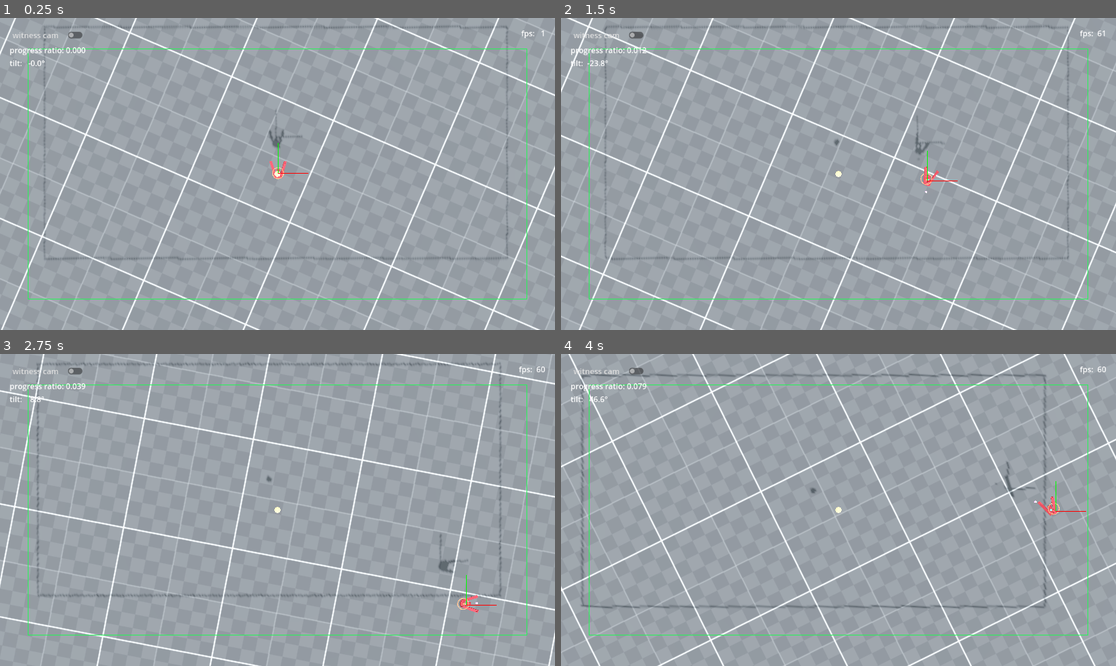
Above: before the commit, frames 1-4 (two rows, left to right).
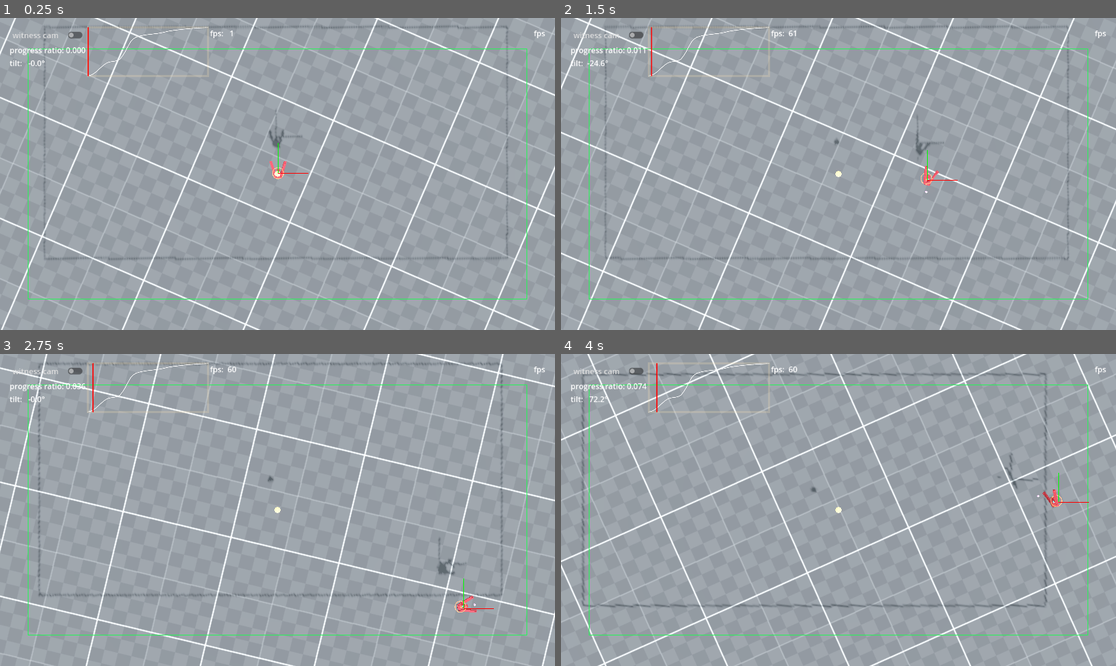
Above: after the commit, the same moments.

Repository: ioxu/star
Game: Godot game, scene res://assets/levels/test_level_two.tscn
The game is run twice, just before and just after one commit, with the same random seed, the same clock (stepped at 60 frames per second) and the same inputs. This scene is started directly instead of the project's main scene.
Inputs:
- Up to frame 1 (0.25 s): no input
- Up to frame 2 (1.5 s): hold Right (ui_right) 0.53-1.28 s; hold Down (ui_down) from 1.28 s (still down)
- Up to frame 3 (2.75 s): release Down (ui_down) at 2.03 s; hold Right (ui_right) from 2.03 s (still down)
- Up to frame 4 (4 s): release Right (ui_right) at 2.78 s; hold Up (ui_up) 2.78-3.53 s; hold Left (ui_left) from 3.53 s (still down)

The runs differ from the first frame. In frame 1, 0.3% of the frame differs, in the area x 7-99%, y 2-78%; in frame 2, 7.7%; in frame 3, 8.6%; in frame 4, 9.4%, in the area x 0-100%, y 0-100%.

Commit message:
added a control to display bezier animation track playback

Diff:
--- a/assets/levels/test_level_two.tscn
+++ b/assets/levels/test_level_two.tscn
@@ -1,6 +1,7 @@
 [gd_scene load_steps=28 format=3 uid="uid://bibvc765xe0fg"]
 
 [ext_resource type="Material" uid="uid://cnxtog6iv1d0j" path="res://assets/materials/triplanar_grid_grey.material" id="1_3abyr"]
+[ext_resource type="Script" uid="uid://cm2hycvn6ckp6" path="res://lib/AnimGraphDisplay.gd" id="1_jjm7x"]
 [ext_resource type="Texture2D" uid="uid://c70pl7gyqsx2k" path="res://assets/textures/grids/kenney_texture_08_light.png" id="2_jjm7x"]
 [ext_resource type="PackedScene" uid="uid://4tslx1g24xy1" path="res://assets/player/player.tscn" id="3_3abyr"]
 
@@ -375,9 +376,9 @@
 tracks/0/interp = 1
 tracks/0/loop_wrap = true
 tracks/0/keys = {
-"handle_modes": PackedInt32Array(2, 2, 2, 2, 2, 2),
-"points": PackedFloat32Array(7.0780516e-08, 0, 0, 4.2405934, 0, 0.29187304, -4.335068, 0.002736078, 5.0448866, -0.0031840801, 0.51079637, -2.7173016, -0.17927924, 1 …(171 unchanged characters)…
-"times": PackedFloat32Array(0, 11.466666, 18.833334, 25.4, 39.133335, 59.63334)
+"handle_modes": PackedInt32Array(2, 2, 2, 2, 2, 0),
+"points": PackedFloat32Array(7.0780516e-08, 0, 0, 4.2405934, 0, 0.29187304, -4.335, -0.02, 5.044946, 0.023275414, 0.51079637, -2.7173016, -0.17927924, 1 …(171 unchanged characters)…
+"times": PackedFloat32Array(0, 11.466666, 18.833334, 25.4, 39.133335, 60)
 }
 
 [sub_resource type="AnimationLibrary" id="AnimationLibrary_jjm7x"]
@@ -385,12 +386,6 @@
 &"RESET": SubResource("Animation_jjm7x"),
 &"path_ratio": SubResource("Animation_3abyr")
 }
-
-[sub_resource type="GDScript" id="GDScript_0vh3s"]
-script/source = "extends AnimationPlayer
-
-@export var path_ratio : float
-"
 
 [node name="test_level_two" type="Node3D"]
 script = SubResource("GDScript_jjm7x")
@@ -434,6 +429,23 @@
 [node name="tilt_label" type="Label" parent="CanvasLayer/Control/MarginContainer/HBoxContainer/VBoxContainer"]
 layout_mode = 2
 text = "tilt"
+
+[node name="VBoxContainer3" type="VBoxContainer" parent="CanvasLayer/Control/MarginContainer/HBoxContainer"]
+layout_mode = 2
+
+[node name="AnimGraphDisplay" type="Control" parent="CanvasLayer/Control/MarginContainer/HBoxContainer/VBoxContainer3" node_paths=PackedStringArray("anim_player")]
+custom_minimum_size = Vector2(250, 100)
+layout_mode = 2
+script = ExtResource("1_jjm7x")
+anim_player = NodePath("../../../../../../action/AnimationPlayer")
+nsamples = 45
+
+[node name="VBoxContainer4" type="VBoxContainer" parent="CanvasLayer/Control/MarginContainer/HBoxContainer"]
+layout_mode = 2
+
+[node name="fps_label" type="Label" parent="CanvasLayer/Control/MarginContainer/HBoxContainer/VBoxContainer4"]
+layout_mode = 2
+text = "fps"
 
 [node name="VSeparator" type="VSeparator" parent="CanvasLayer/Control/MarginContainer/HBoxContainer"]
 layout_mode = 2
@@ -507,7 +519,7 @@
 curve = SubResource("Curve3D_0vh3s")
 
 [node name="PathFollow3D" type="PathFollow3D" parent="action/Path3D"]
-transform = Transform3D(-0.9181719, 0, -0.39590898, 0, 1, 0, 0.39590898, 0, -0.9181719, 227, 0, -865)
+transform = Transform3D(-0.91816926, 0, -0.39590785, 0, 1, 0, 0.39590785, 0, -0.91816926, 227, 0, -865)
 tilt_enabled = false
 
 [node name="MeshInstance3D" type="MeshInstance3D" parent="action/Path3D/PathFollow3D"]
@@ -560,7 +572,6 @@
 &"": SubResource("AnimationLibrary_jjm7x")
 }
 autoplay = "path_ratio"
-script = SubResource("GDScript_0vh3s")
 
 [node name="witness_camera" type="Camera3D" parent="."]
 transform = Transform3D(0.49999997, -0.628723, 0.5955732, 0, 0.6877086, 0.72598684, -0.8660255, -0.36299336, 0.34385425, 352.52307, 255.5, -51.889557)
--- a/globals/notes.gd
+++ b/globals/notes.gd
@@ -29,6 +29,8 @@
 		- engine colours
 
 ## LEVELS
+test: assets/levels/test_level_two.tscn
+
 camera:
 	- driven by action_driver
 
--- /dev/null
+++ b/lib/AnimGraphDisplay.gd
@@ -0,0 +1,86 @@
+@tool
+extends Control
+
+@export var anim_player : AnimationPlayer
+@export var graph_width := 250 : set = _set_width
+@export var graph_height := 100 : set = _set_height
+@export var nsamples := 250 : set = _set_nsamples
+
+var samples :=[]
+@onready var animation : Animation = anim_player.get_animation("path_ratio")
+@onready var track_index : int=animation.find_track( "Path3D/PathFollow3D:progress_ratio" , Animation.TYPE_BEZIER)
+
+var time_bar : Control
+
+
+func _ready() -> void:
+	#
+	pprint("animation list: %s"%anim_player.get_animation_list() )
+
+	#-- sample the animation curve in AnimationPlayer:path_ratio
+	pprint("animation: %s"%animation)
+	pprint("track count: %s"%animation.get_track_count())
+	pprint("track index: %s"%track_index)
+	pprint("length: %s"%animation.length)
+	sample_curve()
+	pprint("n samples: %d"%samples.size())
+
+	time_bar = preload("res://lib/AnimGraphDisplayPlaybar.gd").new()
+	self.add_child(time_bar)
+	time_bar.bar_height = graph_height
+	time_bar.bar_width = 1.5
+
+
+func _draw() -> void:
+	pprint("draw()")
+	draw_rect( Rect2( Vector2.ZERO, Vector2( graph_width, graph_height ) ), Color.WHEAT*Color(1.0,1.0,1.0, 0.25), false, 4.0 )
+	var this_sample := []
+	var last_sample = samples[0]
+	var sample_width = graph_width / float(nsamples)
+	for s in samples.size():
+		if s!= nsamples-1:
+			this_sample = samples[s+1]
+		draw_line( Vector2( s*sample_width, graph_height-(last_sample[1]*graph_height) ), Vector2( (s+1)*sample_width, graph_height-(this_sample[1]*graph_height) ), Color.WHITE, 0.5, true  )
+		last_sample = this_sample
+
+
+func _process(delta: float) -> void:
+	time_bar.position = Vector2( graph_width * (anim_player.current_animation_position / float(animation.length)) , 0.0)
+
+
+func _get_minimum_size() -> Vector2:
+	return Vector2(graph_width, graph_height)
+
+
+func _set_width(value)  -> void:
+	graph_width = value
+	#self._get_minimum_size()
+	custom_minimum_size = Vector2( graph_width, graph_height )
+	queue_redraw()
+
+
+func _set_height(value) -> void:
+	graph_height = value
+	#self._get_minimum_size()
+	custom_minimum_size = Vector2( graph_width, graph_height )
+	queue_redraw()
+
+
+func _set_nsamples(value) -> void:
+	nsamples = value
+	sample_curve()
+	queue_redraw()
+
+
+func sample_curve() -> void:
+	samples.clear()
+	if animation:
+		for i in range(nsamples):
+			var t = (animation.length / nsamples) * i
+			var sample = animation.bezier_track_interpolate( track_index, t )
+			#pprint("  t: %2.2f v:%2.4f"%[t, sample])
+			samples.append([t, sample])
+
+
+func pprint(thing) -> void:
+	print("[AnimGraphDisplay] %s"%thing)
--- /dev/null
+++ b/lib/AnimGraphDisplayPlaybar.gd
@@ -0,0 +1,12 @@
+extends Control
+
+@export var bar_height := 100
+@export var bar_width := 1
+
+
+func _ready() -> void:
+	pass
+
+
+func _draw() -> void:
+	draw_line(Vector2.ZERO, Vector2(0.0, bar_height), Color.RED * Color(2.0, 2.0, 2.0, 1.0), bar_width, true)
Not shown, added: lib/AnimGraphDisplay.gd.uid
Not shown, added: lib/AnimGraphDisplayPlaybar.gd.uid
